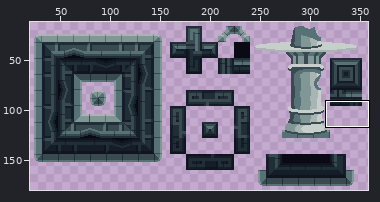
Sprite sheet, stored at Project/Sprites/Tilesets/Castle Tileset Export.png. Above: a wide view before the commit, with the close-up outlined.
Close-up. The starting point:
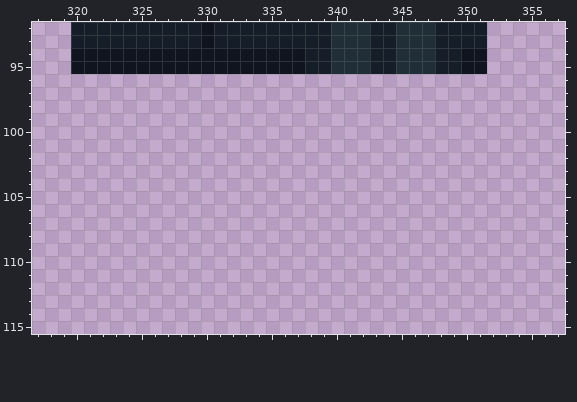
The file is 368x192 pixels. Shown: x 317..357, y 92..115. The wide view leaves out empty margins.
New version:
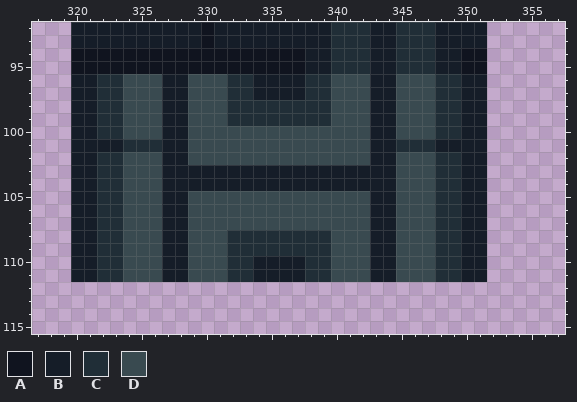
Palette (. is transparent): A #10141f  B #151d28  C #202e37  D #394a50
The edit:
y 96..97: x 320..351 ................................ -> BBCCDDDBBDDDCCBBBBCCDDDBBDDDCCBB
y 98..99: x 320..351 ................................ -> BBCCDDDBBDDDCCCCCCCCDDDBBDDDCCBB
y 100: x 320..351 ................................ -> BBCCDDDBBDDDDDDDDDDDDDDBBDDDCCBB
y 101: x 320..351 ................................ -> BBBBCCCBBDDDDDDDDDDDDDDBBCCCBBBB
y 102: x 320..351 ................................ -> BBCCDDDBBDDDDDDDDDDDDDDBBDDDCCBB
y 103..104: x 320..351 ................................ -> BBCCDDDBBBBBBBBBBBBBBBBBBDDDCCBB
y 105..107: x 320..351 ................................ -> BBCCDDDBBDDDDDDDDDDDDDDBBDDDCCBB
y 108..109: x 320..351 ................................ -> BBCCDDDBBDDDCCCCCCCCDDDBBDDDCCBB
y 110..111: x 320..351 ................................ -> BBCCDDDBBDDDCCBBBBCCDDDBBDDDCCBB
Where, in picture pixels (left, top, right, bottom), the same in both close-ups:
added: (71, 74, 487, 282)
